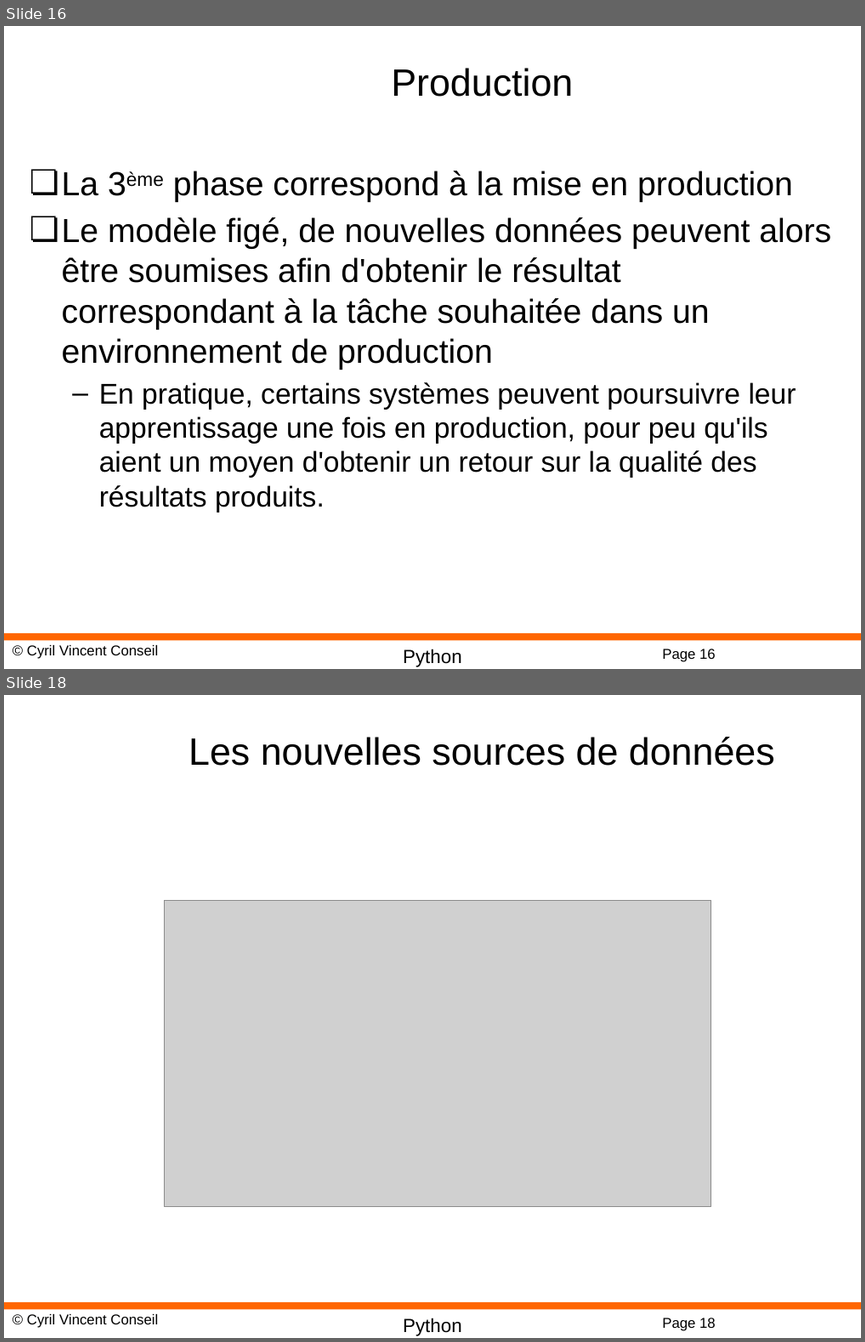
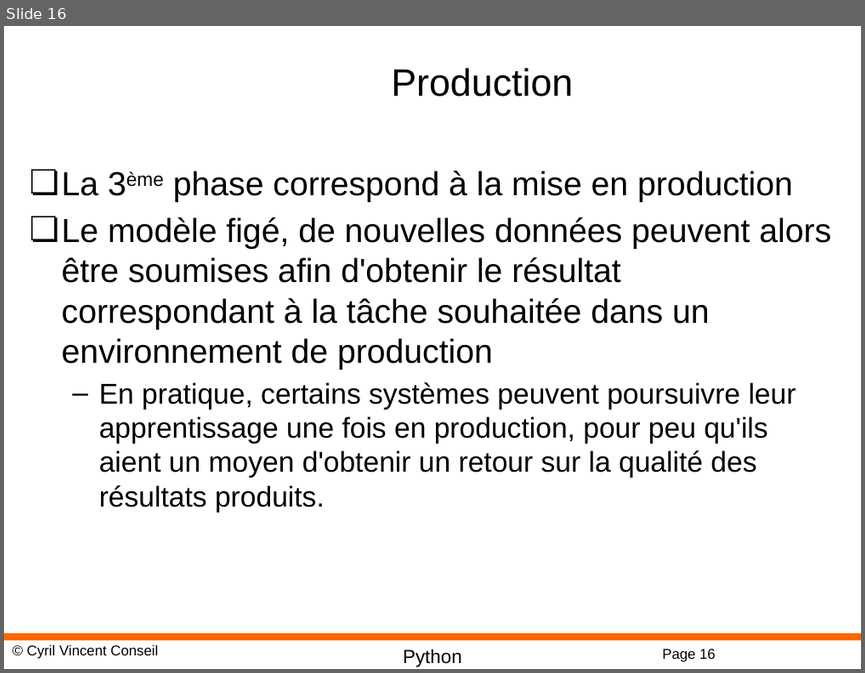
Before and after one commit to cyrilvincent/bigdata, a slide deck: ppt/BigData12-Project.pptx. Shown one above the other, each under a label of ours: slides 16 and 18 before the commit, slide 16 after it; the slides between them are not shown. The pictures are 865x1342 and 865x673 pixels, drawn with LibreOffice and Linux fonts; fonts in the diff are those of the drawing; grey boxes stand for pictures; background and template pictures are left out. Boxes give left, top, right and bottom in pixels: in the first picture for what was removed or moved away, otherwise in the second. Text is boxed around its words. In the diff, an @@ line names an element or a change of style, - is before the commit and + after.

```diff
--- a/ppt/BigData12-Project.pptx
+++ b/ppt/BigData12-Project.pptx
@@ slide 18 removed at box(4, 695, 861, 1338), background #FFFFFF; not listed: 4 template elements that a slide beside it also shows @@
@@ title removed at box(188, 737, 775, 766) @@
-Les nouvelles sources de données
@@ picture removed at box(164, 900, 711, 1207) @@
```
Also in this commit, not shown: 6 other slides removed, 14 other files.
